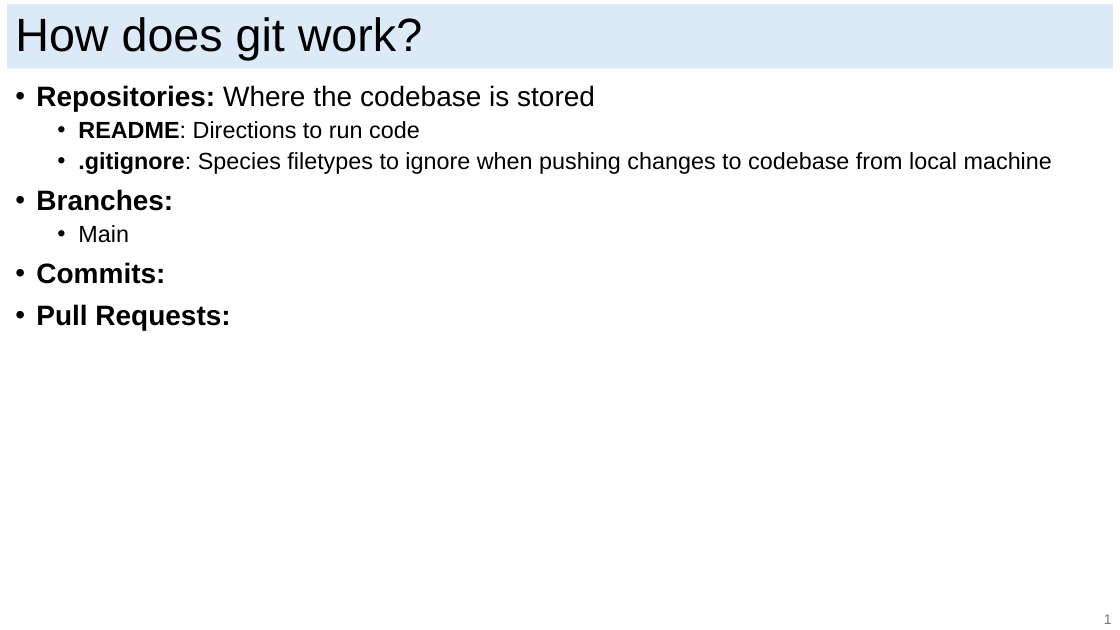
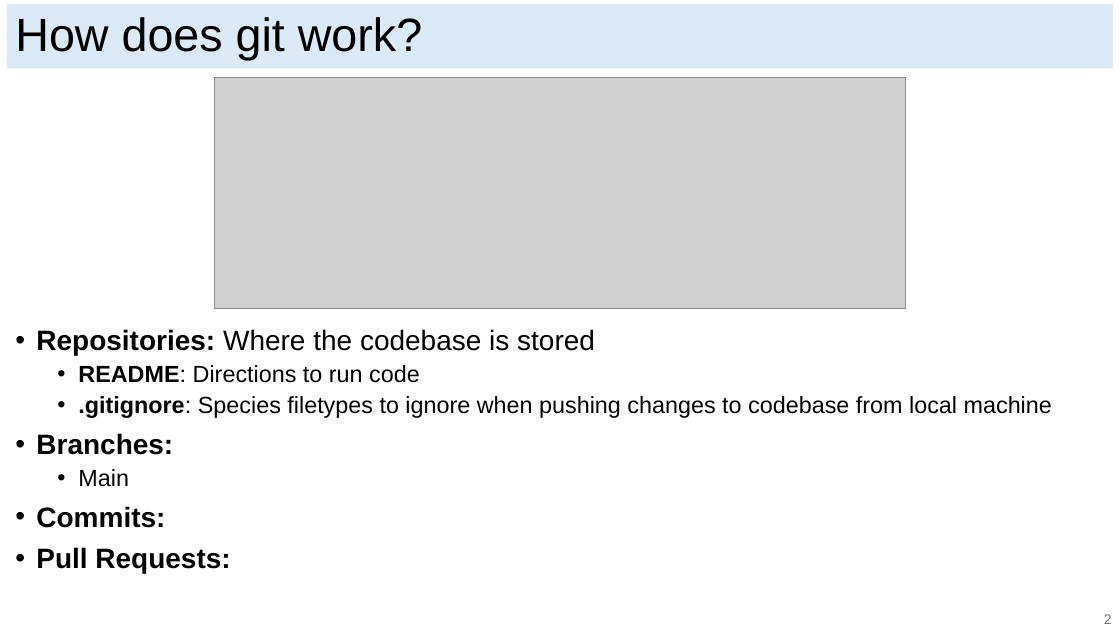
Before and after one commit to ericjmei/git_python_workshop, a slide deck: slide 5 of slides/git_slides.pptx. Drawn at 1120x630 pixels with LibreOffice and Linux fonts; fonts in the diff are those of the drawing; grey boxes stand for pictures. Boxes give left, top, right and bottom in pixels: in the first picture for what was removed or moved away, otherwise in the second. Text is boxed around its words. In the diff, an @@ line names an element or a change of style, - is before the commit and + after.

Commit message:
Added repo image to slides.

```diff
--- a/slides/git_slides.pptx
+++ b/slides/git_slides.pptx
@@ picture added at (214,78,906,308) @@
@@ text "Repositories: Where the codebase is ...": place and size @@
-text "Repositories: Where the codebase is ..." at (36,85,1052,330)
+text "Repositories: Where the codebase is ..." at (36,329,1052,574)
@@ text at (1104,614,1112,624): text changed @@
-1
+2
```
Also in this commit, not shown: 4 other slides changed.
